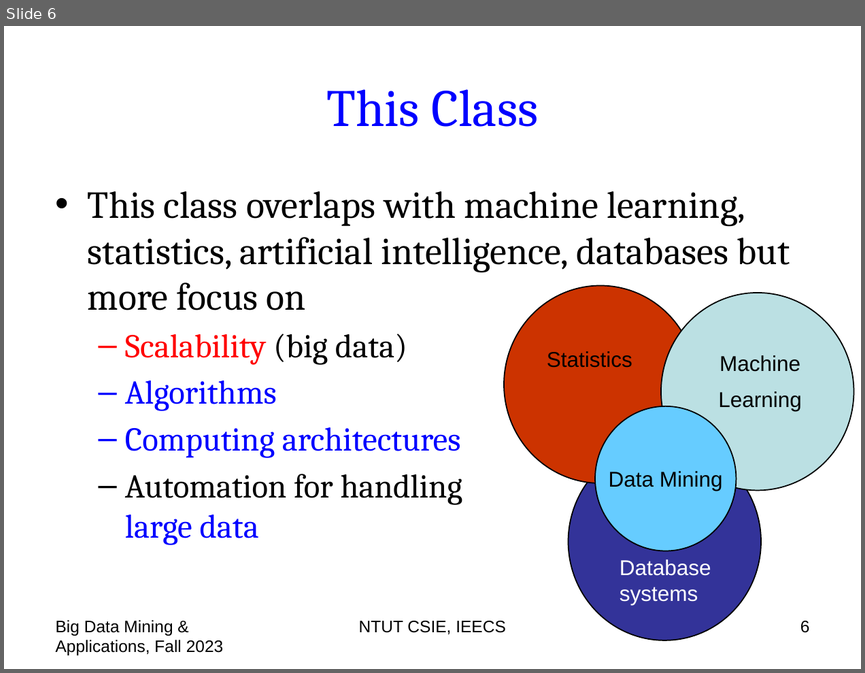
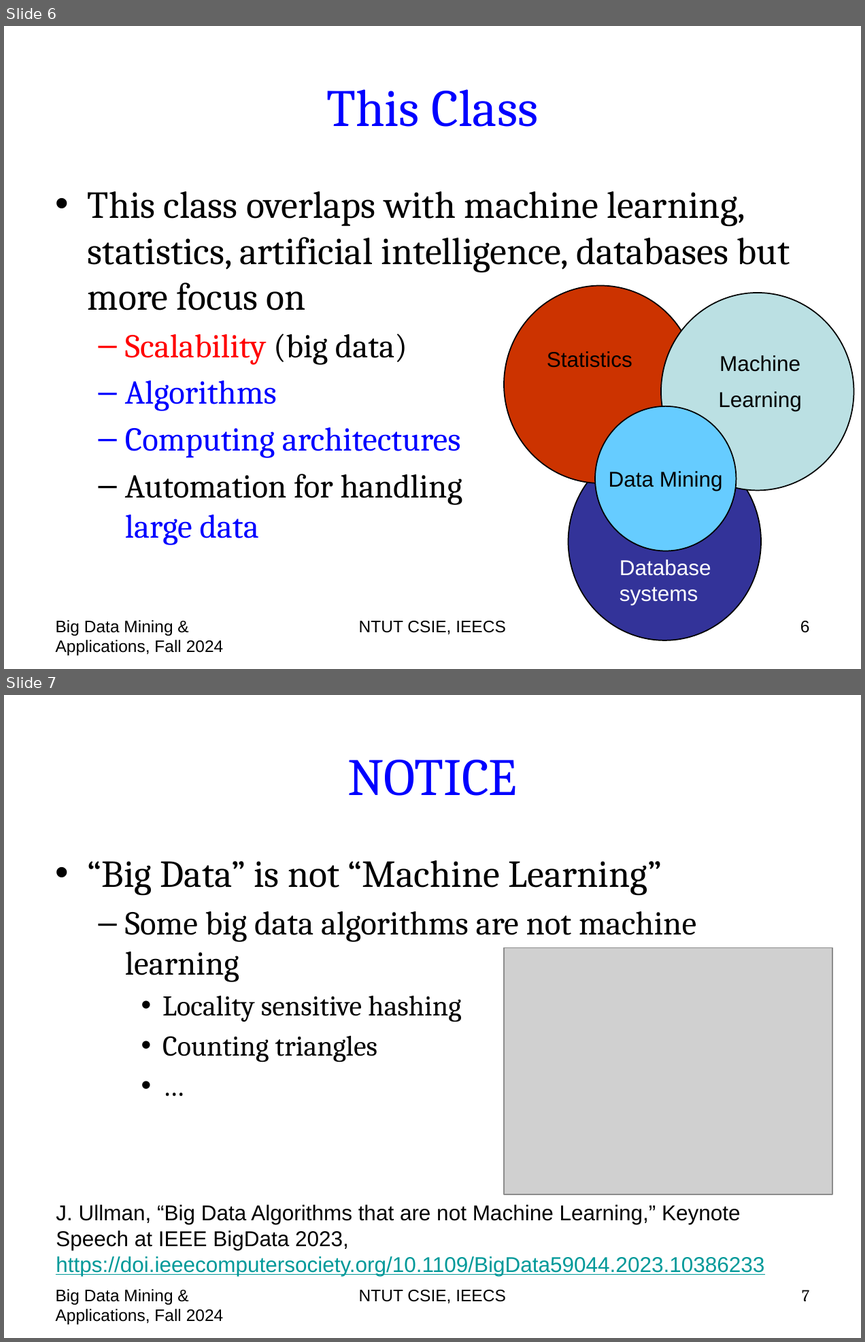
Before and after one commit to chriswjh/chriswjh.github.io, a slide deck: BDM/00-overview.pptx. Shown one above the other, each under a label of ours: slide 6 before the commit, slides 6 and 7 after it. The pictures are 865x673 and 865x1342 pixels, drawn with LibreOffice and Linux fonts; fonts in the diff are those of the drawing; grey boxes stand for pictures. Boxes give left, top, right and bottom in pixels: in the first picture for what was removed or moved away, otherwise in the second. Text is boxed around its words. In the diff, an @@ line names an element or a change of style, - is before the commit and + after.

```diff
--- a/BDM/00-overview.pptx
+++ b/BDM/00-overview.pptx
@@ slide 7 added at bbox=[4, 695, 861, 1338], background #FFFFFF @@
@@ title added at bbox=[347, 760, 517, 796], 44 pt, text #0000FF @@
+NOTICE
@@ text added at bbox=[88, 860, 696, 1062], 28 pt, text #000000 @@
+• “Big Data” is not “Machine Learning”
+  – Some big data algorithms are not machine learning
+    • Locality sensitive hashing
+    • Counting triangles
+    • …
@@ picture added at bbox=[504, 948, 832, 1195] @@
@@ text added at bbox=[56, 1204, 764, 1276], 18 pt, text #000000 @@
+J. Ullman, “Big Data Algorithms that are not Machine Learning,” Keynote Speech at IEEE BigData 2023, https://doi.ieeecomputersociety.org/10.1109/BigData59044.2023.10386233
@@ text added at bbox=[56, 1289, 224, 1324], 14 pt, text #000000 @@
+Big Data Mining & Applications, Fall 2024
@@ text added at bbox=[359, 1289, 506, 1303], 14 pt, text #000000 @@
+NTUT CSIE, IEECS
@@ page number added at bbox=[802, 1289, 810, 1301], 14 pt, text #000000 @@
+7
@@ slide 6 changed as well @@
@@ text at bbox=[56, 620, 224, 655]: text changed @@
-Big Data Mining & Applications, Fall 2023
+Big Data Mining & Applications, Fall 2024
```
Also in this commit, not shown: 53 other slides changed, 2 other slides added.
